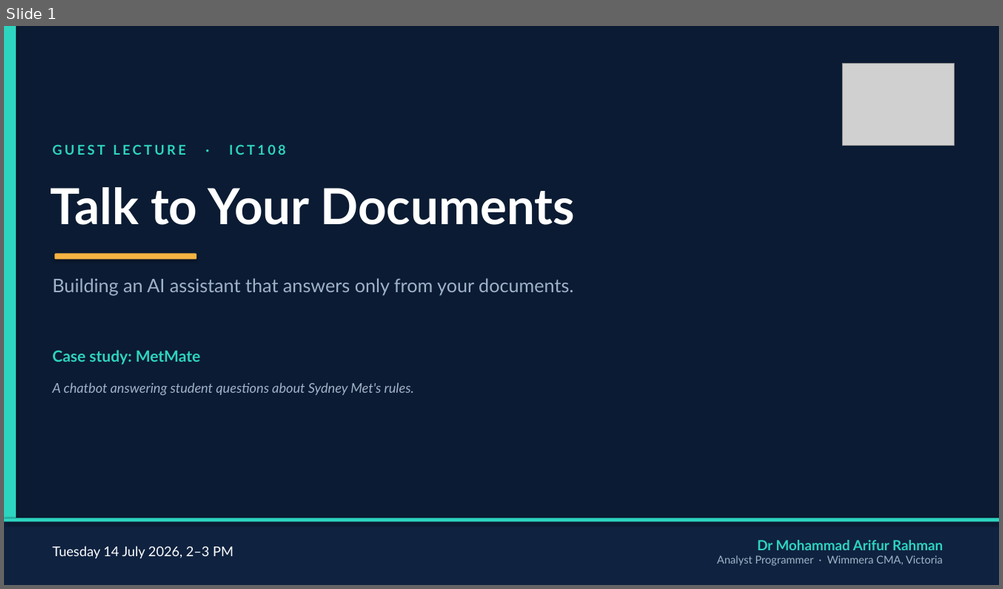
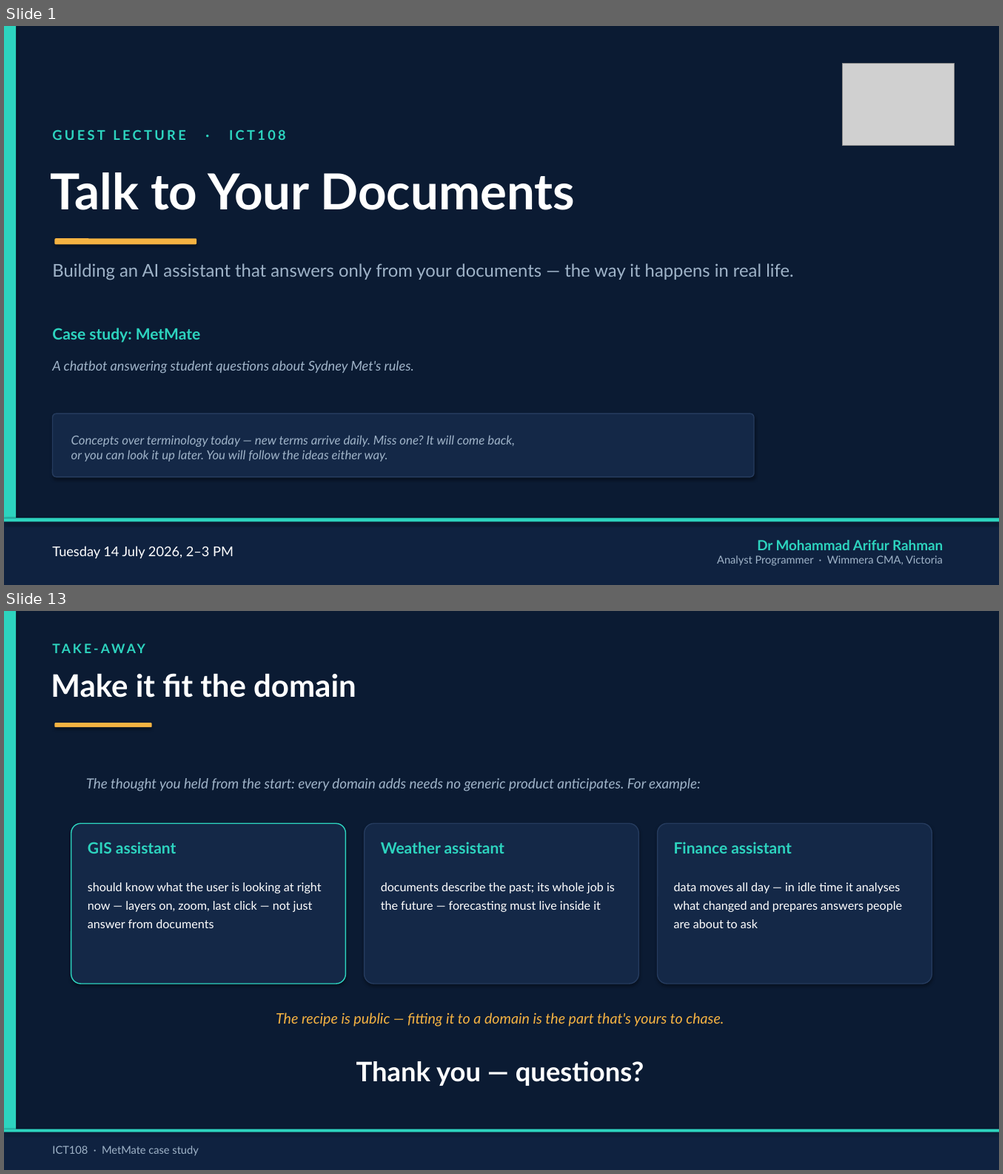
Before and after one commit to arifwcma/induction, a slide deck: lecture/deck.pptx. Shown one above the other, each under a label of ours: slide 1 before the commit, slides 1 and 13 after it; the slides between them are not shown. The pictures are 1003x589 and 1003x1174 pixels, drawn with LibreOffice and Linux fonts; fonts in the diff are those of the drawing; grey boxes stand for pictures. Boxes give left, top, right and bottom in pixels: in the first picture for what was removed or moved away, otherwise in the second. Text is boxed around its words. In the diff, an @@ line names an element or a change of style, - is before the commit and + after.

```diff
--- a/lecture/deck.pptx
+++ b/lecture/deck.pptx
@@ slide 13 added at [4,611,999,1170], background #FFFFFF @@
@@ rectangle added at [4,611,999,1170], fill #0B1B33 @@
@@ rectangle added at [4,611,16,1170], fill #2DD4BF @@
@@ text added at [101,644,145,653], 12.5 pt, text #2DD4BF, bold @@
+TAKE-AWAY
@@ text added at [51,673,356,698], 30 pt, text #FFFFFF, bold @@
+Make it fit the domain
@@ rounded rectangle added at [55,723,152,727], fill #F5B342 @@
@@ text added at [86,778,700,792], 13.5 pt, text #9FB3C8, italic @@
+The thought you held from the start: every domain adds needs no generic product anticipates. For example:
@@ rounded rectangle added at [71,823,346,984], fill #142847, outline #2DD4BF 1 pt @@
@@ rounded rectangle added at [364,823,639,984], fill #142847, outline #253B5E 1 pt @@
@@ rounded rectangle added at [657,823,932,984], fill #142847, outline #253B5E 1 pt @@
@@ text added at [88,842,176,854], 15 pt, text #2DD4BF, bold @@
+GIS assistant
@@ text added at [381,842,504,854], 15 pt, text #2DD4BF, bold @@
+Weather assistant
@@ text added at [674,842,791,854], 15 pt, text #2DD4BF, bold @@
+Finance assistant
@@ text added at [88,883,321,928], 11.5 pt, text #FFFFFF @@
+should know what the user is looking at right now — layers on, zoom, last click — not just answer from documents
@@ text added at [381,883,614,912], 11.5 pt, text #FFFFFF @@
+documents describe the past; its whole job is the future — forecasting must live inside it
@@ text added at [674,883,902,928], 11.5 pt, text #FFFFFF @@
+data moves all day — in idle time it analyses what changed and prepares answers people are about to ask
@@ text added at [276,1013,723,1027], 14 pt, text #F5B342, italic @@
+The recipe is public — fitting it to a domain is the part that's yours to chase.
@@ text added at [356,1062,644,1086], 26 pt, text #FFFFFF, bold @@
+Thank you — questions?
@@ rectangle added at [4,1130,999,1170], fill #0F2240 @@
@@ rectangle added at [4,1130,999,1133], fill #2DD4BF @@
@@ text added at [52,1146,198,1156], 10.5 pt, text #9FB3C8 @@
+ICT108 · MetMate case study
@@ slide 1 changed as well @@
@@ 2 texts, 1 rounded rectangle: place and size @@
-2 texts, 1 rounded rectangle at [50,144,575,260]
+2 texts, 1 rounded rectangle at [50,130,575,244]
@@ text at [52,264,794,281]: text changed; size 18 to 17 pt @@
-Building an AI assistant that answers only from your documents.
+Building an AI assistant that answers only from your documents — the way it happens in real life.
@@ text "Case study: MetMate": place and size @@
-text "Case study: MetMate" at [52,350,200,365]
+text "Case study: MetMate" at [52,328,200,343]
@@ text "A chatbot answering student questions ...": place and size @@
-text "A chatbot answering student questions ..." at [52,383,414,396]
+text "A chatbot answering student questions ..." at [52,360,414,374]
@@ rounded rectangle added at [53,414,754,477], fill #142847, outline #253B5E 1 pt @@
@@ text added at [71,435,515,462], 12 pt, text #9FB3C8, italic @@
+Concepts over terminology today — new terms arrive daily. Miss one? It will come back,
+or you can look it up later. You will follow the ideas either way.
```
Also in this commit, not shown: 2 other slides changed, 9 other slides added, 6 slides removed, 3 other files.
